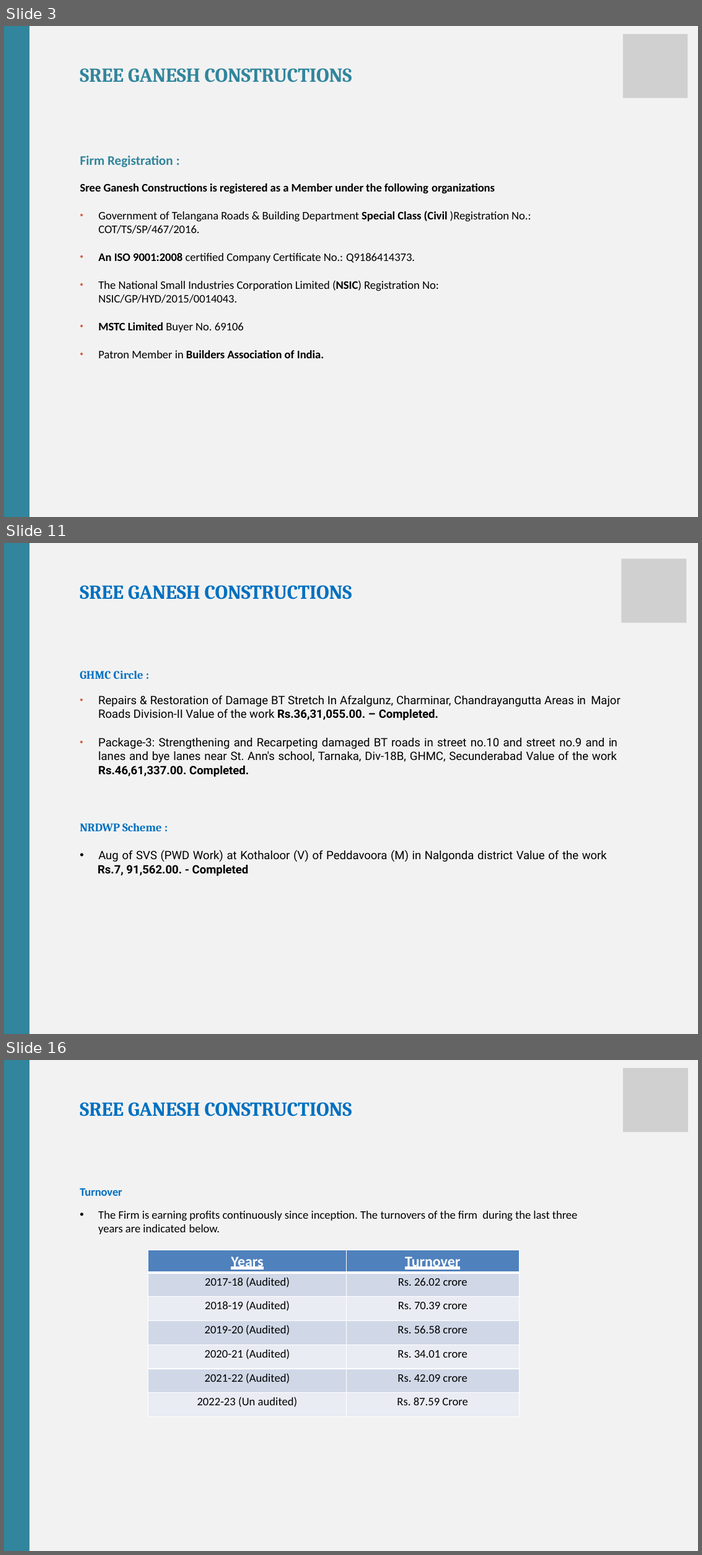
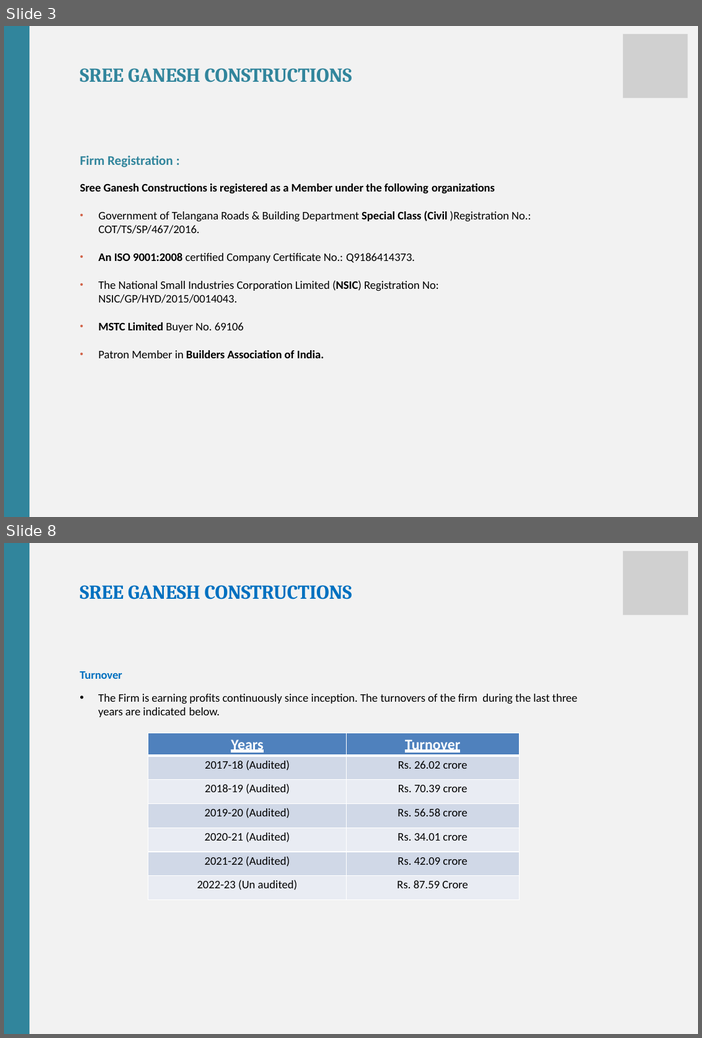
Before and after one commit to mintuhouse/sreeganesh, a slide deck: downloads/SGC_Profile.pptx. Shown one above the other, each under a label of ours: slides 3, 11 and 16 before the commit, slides 3 and 8 after it; the slides between them are not shown. The pictures are 702x1555 and 702x1038 pixels, drawn with LibreOffice and Linux fonts; fonts in the diff are those of the drawing; grey boxes stand for pictures. Boxes give left, top, right and bottom in pixels: in the first picture for what was removed or moved away, otherwise in the second. Text is boxed around its words. In the diff, an @@ line names an element or a change of style, - is before the commit and + after.

```diff
--- a/downloads/SGC_Profile.pptx
+++ b/downloads/SGC_Profile.pptx
@@ slide 11 removed at bbox=[4, 543, 698, 1034], background #F2F2F2 @@
@@ rectangle removed at bbox=[4, 543, 29, 1034] @@
@@ picture removed at bbox=[622, 559, 688, 622] @@
@@ title removed at bbox=[80, 585, 352, 599] @@
-SREE GANESH CONSTRUCTIONS
@@ text removed at bbox=[80, 671, 621, 777] @@
-GHMC Circle :
-• Repairs & Restoration of Damage BT Stretch In Afzalgunz, Charminar, Chandrayangutta Areas in Major Roads Division-II Value of the work Rs.36,31,055.00. – Completed.
-• Package-3: Strengthening and Recarpeting damaged BT roads in street no.10 and street no.9 and in lanes and bye lanes near St. Ann's school, Tarnaka, Div-18B, GHMC, Secunderabad Value of the work Rs.46,61,337.00. Completed.
@@ text removed at bbox=[80, 823, 607, 876] @@
-NRDWP Scheme :
-• Aug of SVS (PWD Work) at Kothaloor (V) of Peddavoora (M) in Nalgonda district Value of the work
-Rs.7, 91,562.00. - Completed
@@ what was slide 16 is now slide 8 @@
```
Also in this commit, not shown: 5 slides changed, 7 other slides removed, 12 other files.
